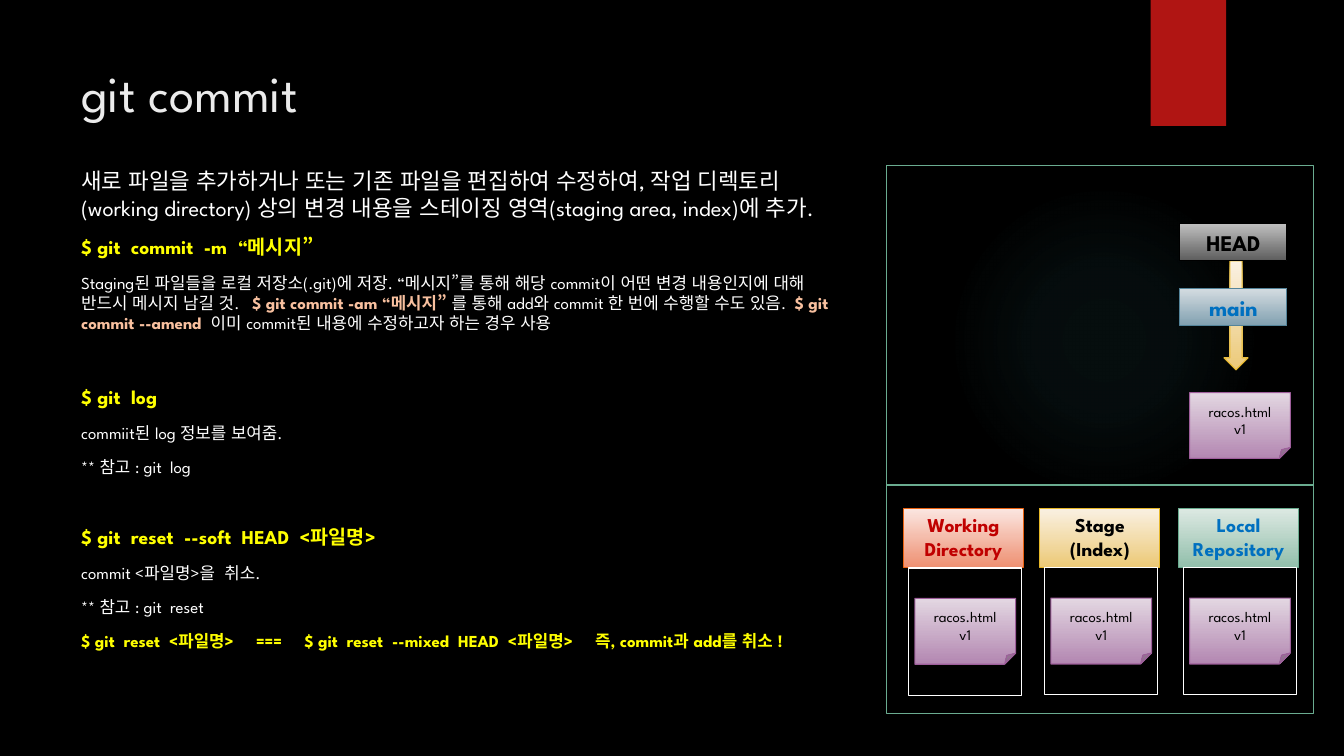
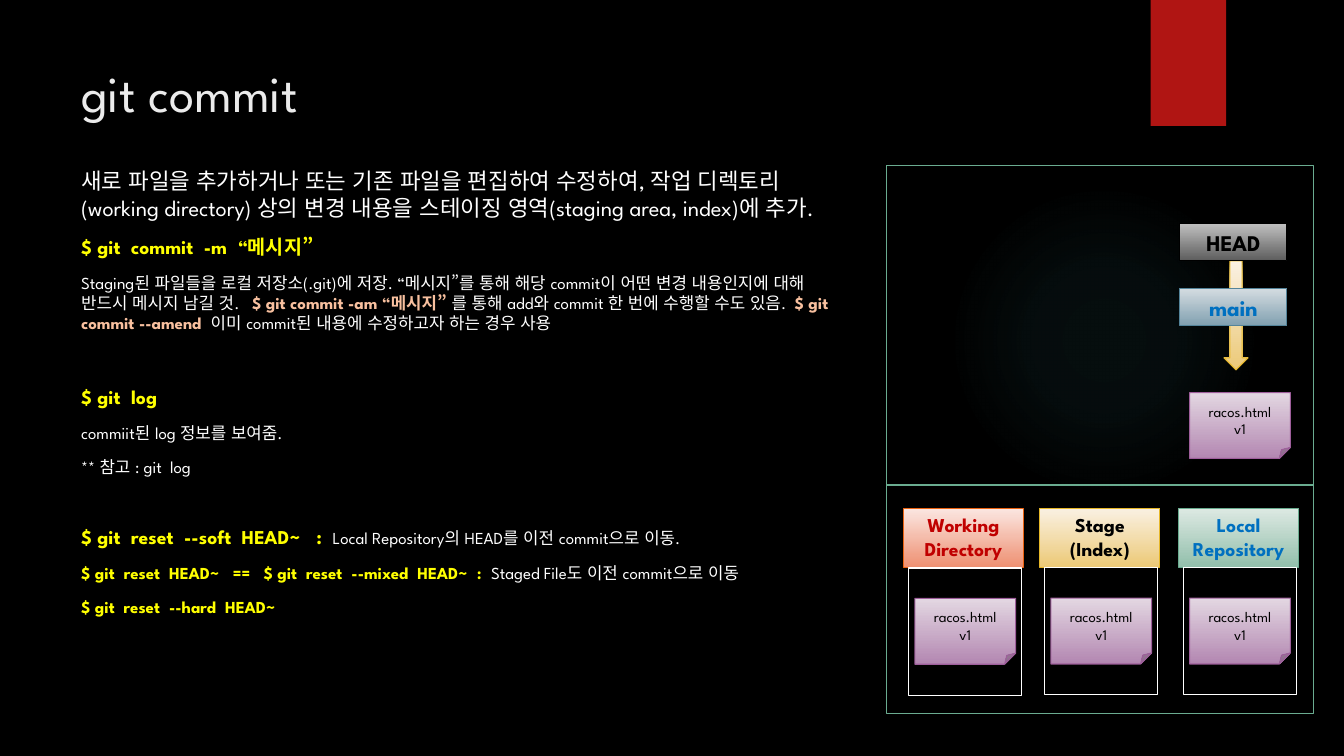
Before and after one commit to iredseal/Learning, a slide deck: slide 9 of Tools/git/SW 형상 관리.pptx. Drawn at 1344x756 pixels with LibreOffice and Linux fonts; fonts in the diff are those of the drawing; background and template pictures are left out. Boxes give left, top, right and bottom in pixels: in the first picture for what was removed or moved away, otherwise in the second. Text is boxed around its words. In the diff, an @@ line names an element or a change of style, - is before the commit and + after.

```diff
--- a/Tools/git/SW 형상 관리.pptx
+++ b/Tools/git/SW 형상 관리.pptx
@@ text at box(95, 530, 739, 617): text changed @@
-$ git reset --soft HEAD <파일명>
-commit <파일명>을 취소.
-** 참고 : git reset
-$ git reset <파일명> === $ git reset --mixed HEAD <파일명> 즉, commit과 add를 취소 !
+$ git reset --soft HEAD~ : Local Repository의 HEAD를 이전 commit으로 이동.
+$ git reset HEAD~ == $ git reset --mixed HEAD~ : Staged File도 이전 commit으로 이동
+$ git reset --hard HEAD~
```
Also in this commit, not shown: 3 other slides changed.
